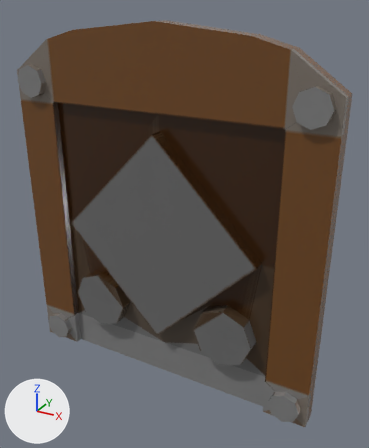
The FBX model Arcane Redemption/Assets/3D Models/Walls and doors/locked door-1.fbx: old version first, new version second.
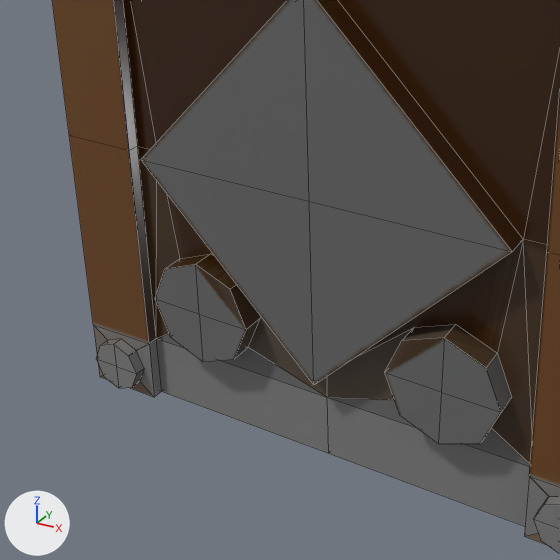
Each version appears first whole from a 50 mm lens placed at (8.9, -14.73, 8.02), pointed at (0.82, -0.03, 0.67), and next in a close-up on the part from 0% to 76% of the width and 32% to 94% of the height. Arrows for +X, +Y and +Z are at lower left; the lights stay in place. The last two pictures show the newer version. The close-ups show mesh edges as thin lines. Where no turn or scale is listed for an object, it has been applied to the vertices.
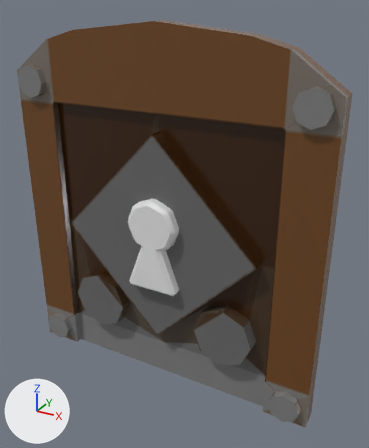
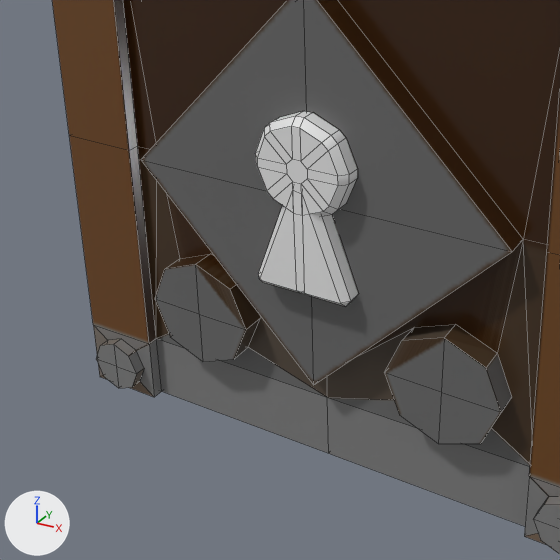
The change, as a list of edits to the scene's bpy script:
```text
Add mat_openpbr_shader1:
    mat_openpbr_shader1 = principled_material('openPBR_shader1')
    mat_openpbr_shader1.base_color = (0.8, 0.8, 0.8)  # white #e7e7e7
Add me_mesh_001:
    me_mesh_001.from_pydata(...)  # 108 vertices, 112 faces; spans x -1.0..1.0, y -0.29..0.29, z -1.77..1.73
    me_mesh_001.materials.append(mat_openpbr_shader1)  # white #e7e7e7
Add ob_pcube5:
    ob_pcube5 = bpy.data.objects.new('pCube5', me_mesh_001)
    ob_pcube5.location = (0.0, -0.88, -0.01)
```

Where the change shows, as pixel boxes [x1, y1, x2, y2] in the close-ups (560 x 560 px):
'pCube5', added
    after: [255, 111, 358, 306]
